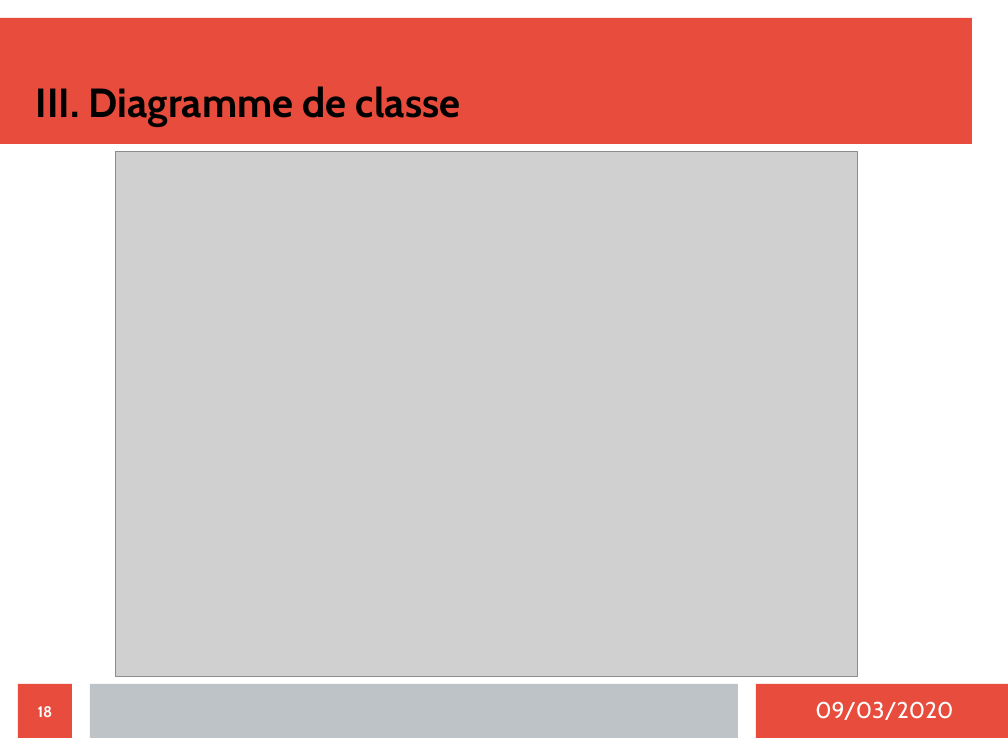
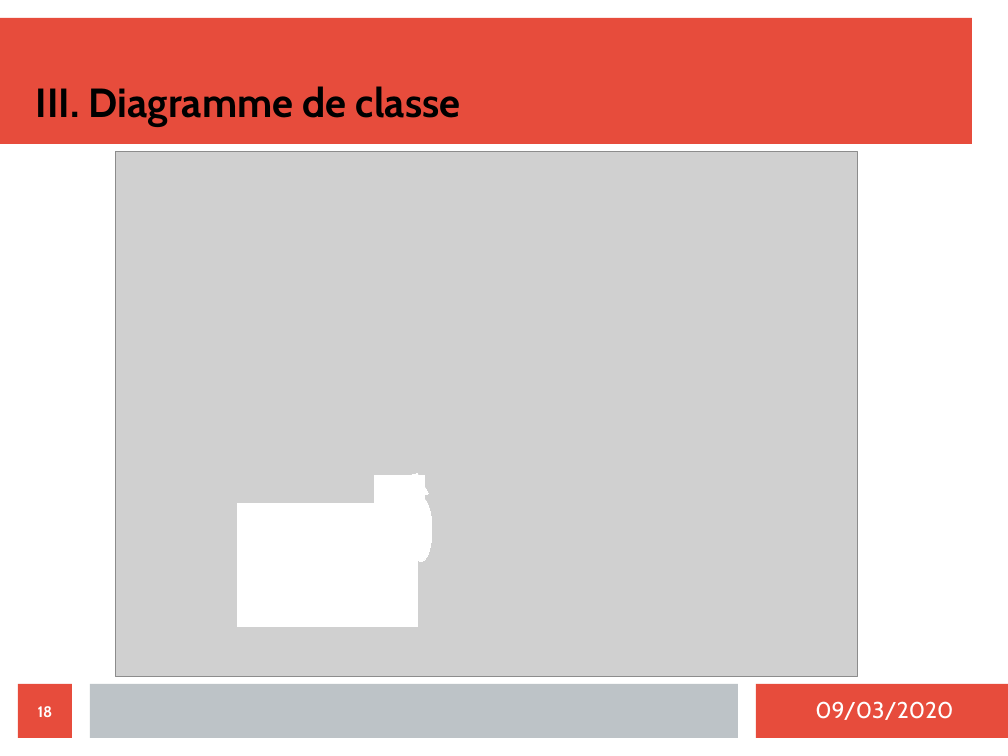
Before and after one commit to MezeretteBrice/Projet_Ronde, a slide deck: slide 18 of SOUTENANCE/Revue2/jeremiguillaumin.odp. Drawn at 1008x756 pixels with LibreOffice and Linux fonts; fonts in the diff are those of the drawing; grey boxes stand for pictures. Boxes give left, top, right and bottom in pixels: in the first picture for what was removed or moved away, otherwise in the second. Text is boxed around its words. In the diff, an @@ line names an element or a change of style, - is before the commit and + after.

```diff
--- a/SOUTENANCE/Revue2/jeremiguillaumin.odp
+++ b/SOUTENANCE/Revue2/jeremiguillaumin.odp
@@ rectangle added at bbox=[374, 476, 424, 548], fill #FFFFFF, outline #FFFFFF 0 pt @@
@@ flow chart input output added at bbox=[396, 469, 428, 504], fill #FFFFFF, outline #FFFFFF 0 pt @@
@@ rectangle added at bbox=[238, 504, 418, 627], fill #FFFFFF, outline #FFFFFF 0 pt @@
@@ ellipse added at bbox=[411, 497, 433, 562], fill #FFFFFF, outline #FFFFFF 0 pt @@
```
